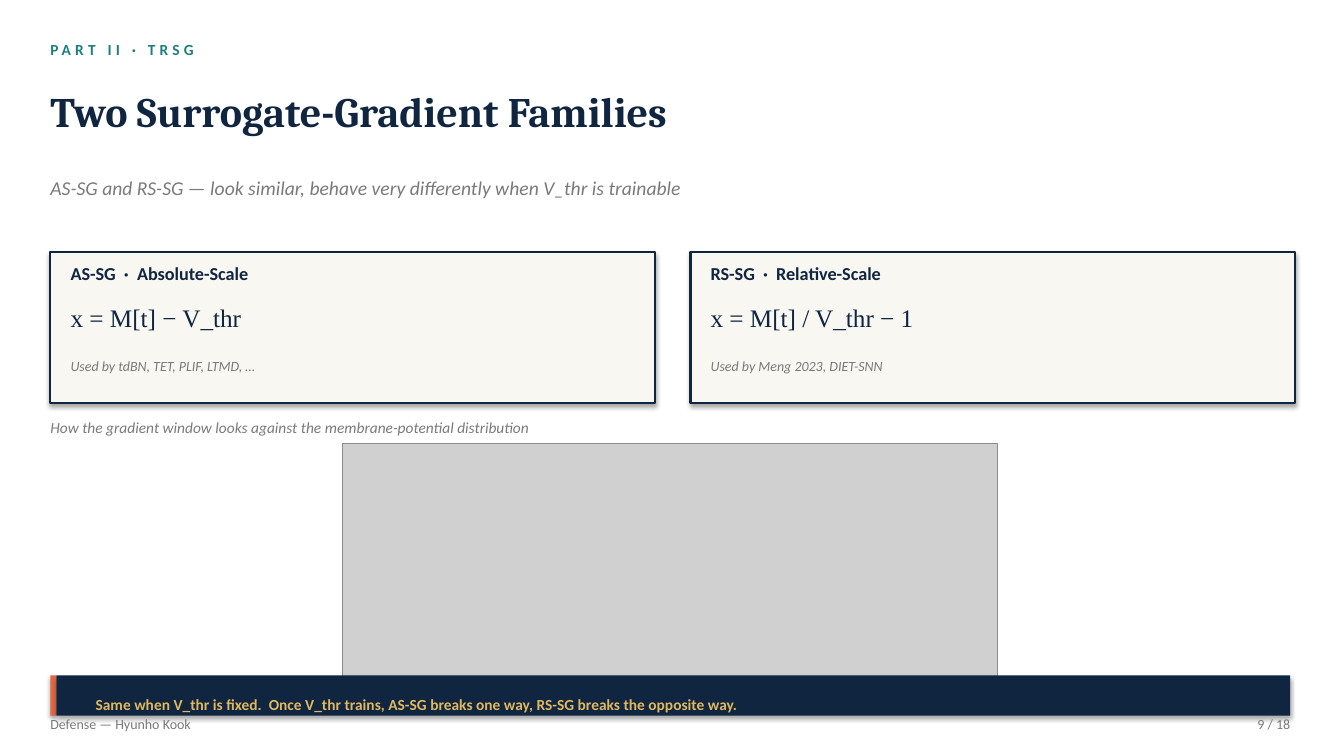
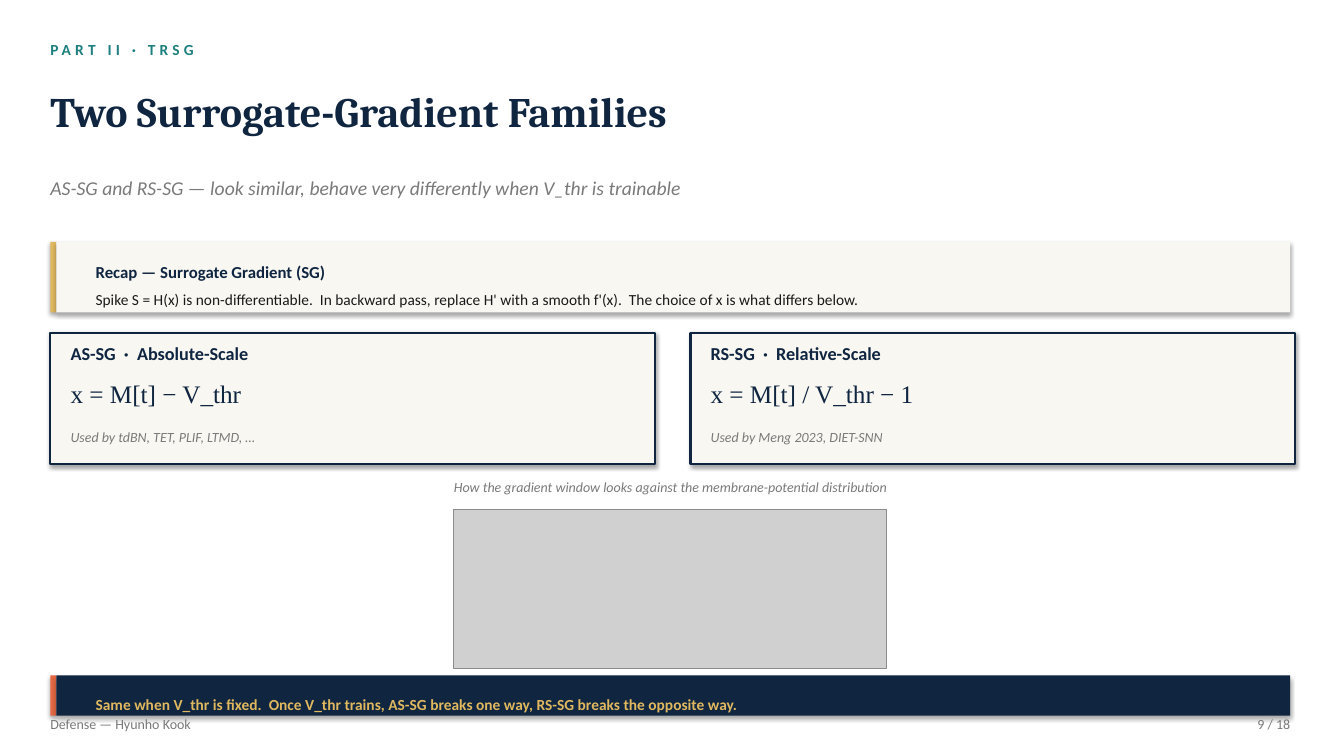
Before and after one commit to kookhh0827/POSTECH_thesis_template_latex, a slide deck: slide 9 of Hyunho_Kook_Master_Defense.pptx. Drawn at 1344x756 pixels with LibreOffice and Linux fonts; fonts in the diff are those of the drawing; grey boxes stand for pictures. Boxes give left, top, right and bottom in pixels: in the first picture for what was removed or moved away, otherwise in the second. Text is boxed around its words. In the diff, an @@ line names an element or a change of style, - is before the commit and + after.

```diff
--- a/Hyunho_Kook_Master_Defense.pptx
+++ b/Hyunho_Kook_Master_Defense.pptx
@@ rectangle added at box(50, 242, 56, 313), fill #E0B85F @@
@@ rectangle added at box(56, 242, 1291, 313), fill #F8F7F2 @@
@@ text added at box(96, 265, 858, 308), 11 pt, text #1A1A1A @@
+Recap — Surrogate Gradient (SG)
+Spike S = H(x) is non-differentiable. In backward pass, replace H' with a smooth f'(x). The choice of x is what differs below.
@@ rectangle: place and size @@
-rectangle at box(50, 252, 655, 403)
+rectangle at box(50, 333, 655, 464)
@@ text "AS-SG · Absolute-Scale": place and size @@
-text "AS-SG · Absolute-Scale" at box(71, 267, 248, 280)
+text "AS-SG · Absolute-Scale" at box(71, 347, 248, 360)
@@ rectangle: place and size @@
-rectangle at box(691, 252, 1296, 403)
+rectangle at box(691, 333, 1296, 464)
@@ text "RS-SG · Relative-Scale": place and size @@
-text "RS-SG · Relative-Scale" at box(711, 267, 881, 280)
+text "RS-SG · Relative-Scale" at box(711, 347, 881, 360)
@@ text "x = M[t] − V_thr": place and size @@
-text "x = M[t] − V_thr" at box(71, 309, 241, 331)
+text "x = M[t] − V_thr" at box(71, 385, 241, 407)
@@ text "x = M[t] / V_thr ...": place and size @@
-text "x = M[t] / V_thr ..." at box(711, 309, 914, 331)
+text "x = M[t] / V_thr ..." at box(711, 385, 914, 407)
@@ text "Used by tdBN, TET, PLIF, ...": place and size @@
-text "Used by tdBN, TET, PLIF, ..." at box(71, 361, 242, 373)
+text "Used by tdBN, TET, PLIF, ..." at box(71, 432, 242, 444)
@@ text "Used by Meng 2023, DIET-SNN": place and size @@
-text "Used by Meng 2023, DIET-SNN" at box(711, 361, 882, 374)
+text "Used by Meng 2023, DIET-SNN" at box(711, 432, 882, 445)
@@ text "How the gradient window looks ...": place and size @@
-text "How the gradient window looks ..." at box(50, 422, 529, 436)
+text "How the gradient window looks ..." at box(454, 482, 887, 495)
@@ text "How the gradient window looks ..." at box(454, 482, 887, 495): size 11 to 10 pt; alignment left to centre @@
@@ picture: place and size @@
-picture at box(343, 444, 998, 685)
+picture at box(454, 509, 887, 668)
```
Also in this commit, not shown: 1 other slide changed, 1 other file.
